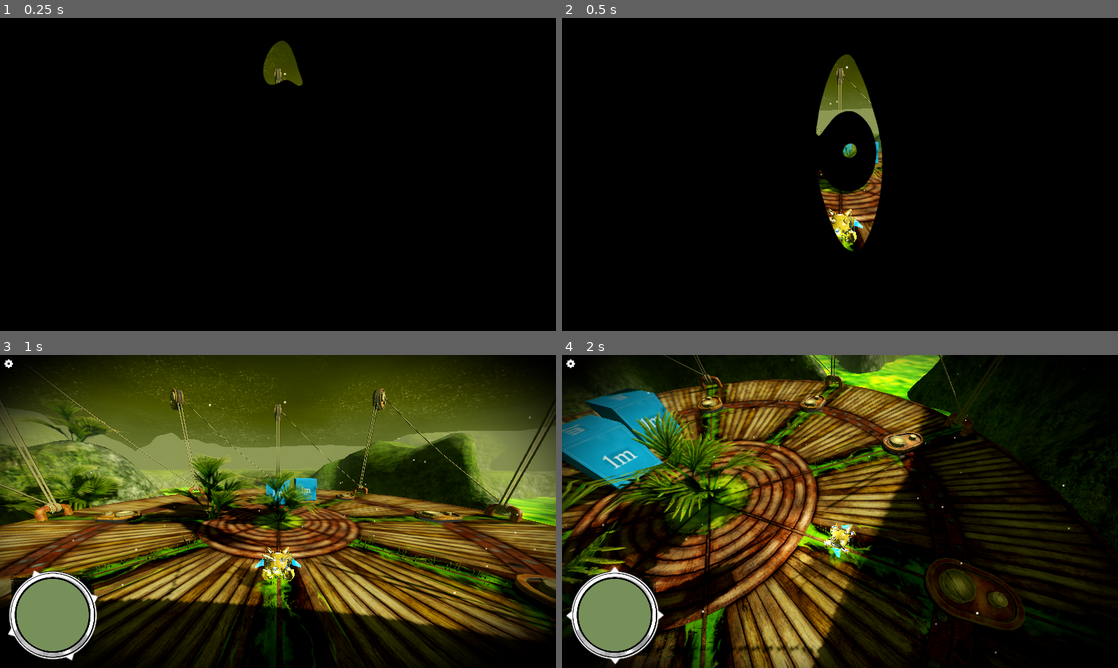
Above: before the commit, frames 1-4 (two rows, left to right).
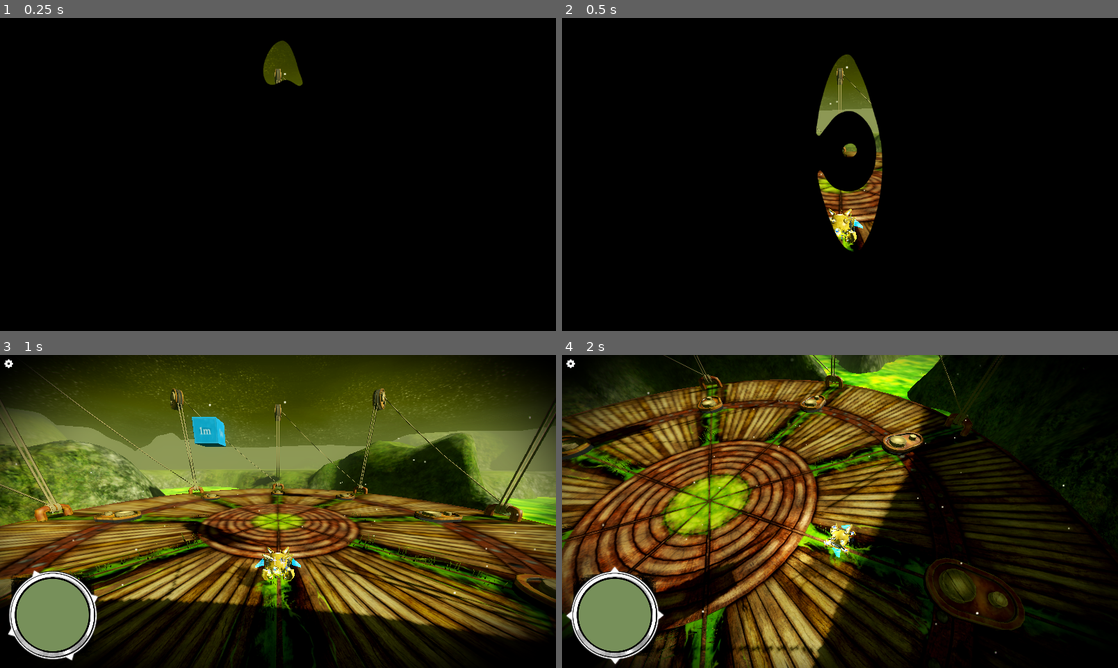
Above: after the commit, the same moments.

Repository: slyllama/dwelt
Game: Godot game, scene res://lib/shard/shard_loader/shard_loader.tscn
The game is run twice, just before and just after one commit, with the same random seed, the same clock (stepped at 60 frames per second) and the same inputs.
Inputs (mouse positions are in pixels of both pictures, inside the frame that each line leads up to):
- Up to frame 1 (0.25 s): no input
- Up to frame 2 (0.5 s): no input
- Up to frame 3 (1 s): tap Enter (ui_accept) at 0.5 s; drag from (522, 514) to (333, 442) at 0.52 s
- Up to frame 4 (2 s): drag from (728, 527) to (812, 574) at 1.27 s

Frame 1 is identical in both runs. In frame 2, 0.3% of the frame differs, in the area x 45-58%, y 39-57%; in frame 3, 6.2%; in frame 4, 13%, in the area x 0-39%, y 10-87%.

Commit message:
Gadget saving

Diff:
--- a/lib/_global/save.gd
+++ b/lib/_global/save.gd
@@ -3,12 +3,11 @@
 
 const SAVE_PATH := "user://save.json"
 const DEFAULT_SAVE := {
-	"gadgets": [
-		{
-			"path": "res://lib/gadget/test_gadget.tscn",
-			"position": "0.00, 0.50, 2.50"
-		}
-	]
+	"gadgets": {
+		"test_gadget": [
+			{ "position": "3.00, 3.00, 3.00" }
+		]
+	}
 }
 
 @onready var save := DEFAULT_SAVE.duplicate()
--- a/lib/_global/utils.gd
+++ b/lib/_global/utils.gd
@@ -47,6 +47,11 @@
 	if _a.size() != 3: return(Vector3.ZERO) # return 0 if the input size isn't right
 	return(Vector3(_a[0].to_float(), _a[1].to_float(), _a[2].to_float()))
 
+func vec3_to_str(vec: Vector3) -> String:
+	return(str(snapped(vec.x, 0.01)) + ", "
+		+ str(snapped(vec.y, 0.01)) + ", "
+		+ str(snapped(vec.z, 0.01)))
+
 func _input(_event: InputEvent) -> void:
 	if Input.is_action_just_pressed("toggle_debug_mode"):
 		debug_mode = !debug_mode
--- a/lib/gadget/async_3d_loader/async_3d_loader.gd
+++ b/lib/gadget/async_3d_loader/async_3d_loader.gd
@@ -6,27 +6,25 @@
 var progress: Array[float]
 var has_loaded := false
 var valid := false
+var scene: Node3D
 
-signal loaded
+signal loaded()
 
-func spawn() -> void:
+func add_scene(scene_position: Vector3, scene_rotation: Vector3, scene_scale: Vector3) -> void:
+	if !has_loaded: return
+	scene.position = scene_position
+	scene.rotation = scene_rotation
+	scene.scale = scene_scale
+	get_parent().call_deferred("add_child", scene.duplicate())
+
+func load_scene() -> void:
 	var _pscene: PackedScene = ResourceLoader.load_threaded_get(path)
-	var _scene := _pscene.instantiate()
-	if !_scene is Node3D:
-		Utils.pdebug("Failed thread loading of '" + path + "': not Node3D."
-			, "Async3DLoader")
-		queue_free()
-		return
-
-	# Apply this nodes 3D properties to the target scene
-	_scene.position = position
-	_scene.rotation = rotation
-	_scene.scale = scale
-
-	# Add to parent and free this node
-	get_parent().call_deferred("add_child", _scene)
+	scene = _pscene.instantiate()
 	loaded.emit()
 	Utils.pdebug("Completed thread loading of '" + path + "'.", "Async3DLoader")
+
+func close() -> void:
+	scene.queue_free()
 	queue_free()
 
 func _ready() -> void:
@@ -41,7 +39,9 @@
 		ResourceLoader.THREAD_LOAD_LOADED:
 			has_loaded = true
 			if !has_loaded: return # can't attempt more than once
-			spawn()
+			# The Async3DLoader no longer immediately spawns its scene - it holds
+			# it in memory, allowing it to be repeatedly duplicated with `add_scene`
+			load_scene()
 		ResourceLoader.THREAD_LOAD_FAILED:
-			Utils.pdebug("Failed thread loading of '" + path + "': THREAD_LOAD_FAILED."
-				, "Async3DLoader")
+			Utils.pdebug("Failed thread loading of '" + path + "': THREAD_LOAD_FAILED.",
+				"Async3DLoader")
--- a/lib/gadget/gadget_manager/gadget_manager.gd
+++ b/lib/gadget/gadget_manager/gadget_manager.gd
@@ -1,16 +1,57 @@
 class_name GadgetManager extends Node3D
 
 func load_gadgets_from_save() -> void:
-	for _data: Dictionary in Save.save.gadgets:
-		if !"id" in _data: continue
-		if _data.id in GadgetData.DATA:
-			var _async_loader := Async3DLoader.new()
-			var _path: String = GadgetData.DATA[_data.id].path
-			_async_loader.path = _path
-			if "position" in _data:
-				_async_loader.position = Utils.str_to_vec3(_data.position)
-			add_child(_async_loader)
+	for id: String in Save.save.gadgets:
+		# Get the list of all gadgets in the shard with the same ID
+		var gadget_list: Array = Save.save.gadgets[id]
+
+		# Load the first gadget in the array
+		var _async_loader := Async3DLoader.new()
+		var _path: String = GadgetData.DATA[id].path
+		_async_loader.path = _path
+		add_child(_async_loader)
+		await _async_loader.loaded
+
+		# Create a node for each dictionary instance in the gadget data array
+		for gadget_data: Dictionary in gadget_list:
+			var _scene_position := Vector3.ZERO
+			var _scene_rotation := Vector3.ZERO
+			var _scene_scale := Vector3(1.0, 1.0, 1.0)
+
+			# Apply transformations if they have been saved to file
+			if "position" in gadget_data:
+				_scene_position = Utils.str_to_vec3(gadget_data.position)
+			if "rotation" in gadget_data:
+				_scene_rotation = Utils.str_to_vec3(gadget_data.rotation)
+			if "scale" in gadget_data:
+				_scene_scale = Utils.str_to_vec3(gadget_data.scale)
+
+			_async_loader.add_scene(_scene_position, _scene_rotation, _scene_scale)
+		# Gracefully free the AsyncLoader as it is no longer needed
+		_async_loader.close()
+
+func save_gadgets() -> void:
+	var _gadgets := {} # will be populated before being applied to the save
+	for _n: Node in get_children():
+		if _n is Gadget:
+			var _data := {
+				"position": Utils.vec3_to_str(_n.position),
+				"rotation": Utils.vec3_to_str(_n.rotation),
+				"scale": Utils.vec3_to_str(_n.scale)
+			}
+
+			if !_n.gadget_id in _gadgets: _gadgets[_n.gadget_id] = []
+			_gadgets[_n.gadget_id].append(_data)
+	Save.save.gadgets = _gadgets.duplicate()
+	Save.save_file()
 
 func _ready() -> void:
+	Utils.debug_sent.connect(func(string: String) -> void:
+		if string == "/reloadgadgets":
+			for _n: Node in get_children(): _n.queue_free()
+			load_gadgets_from_save()
+		elif string == "/savegadgets":
+			save_gadgets())
+
 	if "gadgets" in Save.save:
 		load_gadgets_from_save()
--- a/shards/playground/playground.tscn
+++ b/shards/playground/playground.tscn
@@ -10,10 +10,7 @@
 [ext_resource type="Script" uid="uid://bs2ecusdf305c" path="res://lib/shard/foliage_spawner/foliage_spawner.gd" id="6_u67vg"]
 [ext_resource type="PackedScene" uid="uid://durbwda1l1s0k" path="res://shards/playground/props/platform/platform.glb" id="11_r4xcf"]
 [ext_resource type="Texture2D" uid="uid://ba1utb3sdckqy" path="res://shards/playground/props/platform/materials/textures/dirt_decal.png" id="12_fq4iu"]
-[ext_resource type="PackedScene" uid="uid://b4tw8nmsaxhrq" path="res://shards/playground/gadgets/fan_palm/fan_palm.tscn" id="13_58tgt"]
 [ext_resource type="AudioStream" uid="uid://c1n8wgrr1281g" path="res://shards/playground/sounds/ambience.ogg" id="14_5x773"]
-[ext_resource type="Script" uid="uid://d0jrj8umgaiuo" path="res://lib/gadget/async_3d_loader/async_3d_loader.gd" id="14_iqvk5"]
-[ext_resource type="PackedScene" uid="uid://xtt4ducvtj05" path="res://lib/gadget/test_gadget.tscn" id="14_kte83"]
 
 [sub_resource type="QuadMesh" id="QuadMesh_rfpxw"]
 material = ExtResource("2_rfpxw")
@@ -262,38 +259,11 @@
 texture_albedo = ExtResource("12_fq4iu")
 normal_fade = 0.75
 
-[node name="TestGadget" parent="." index="12" unique_id=2141649679 instance=ExtResource("14_kte83")]
-transform = Transform3D(1, 0, 0, 0, 1, 0, 0, 0, 1, 0, 0.5, 2.5)
-
-[node name="TestGadget2" parent="." index="13" unique_id=607971673 instance=ExtResource("14_kte83")]
-transform = Transform3D(1, 0, 0, 0, 1, 0, 0, 0, 1, -1.3406956, 0.5, 3.4417224)
-
-[node name="FanPalm" parent="." index="14" unique_id=869088074 instance=ExtResource("13_58tgt")]
-transform = Transform3D(0.8220729, -0.4595959, 0.33610693, 0.43578097, 0.88778406, 0.14810222, -0.3664575, 0.024718165, 0.9301064, 9.560521, 0.03628707, -0.8032449)
-
-[node name="FanPalm2" parent="." index="15" unique_id=2016718141 instance=ExtResource("13_58tgt")]
-transform = Transform3D(0.5516776, -0.1673075, -0.8171047, 0.29021785, 0.9569606, -8.096094e-09, 0.781937, -0.23713838, 0.5764894, 8.9147, -0.27172473, 2.3669004)
-
-[node name="FanPalm4" parent="." index="16" unique_id=1048554710 instance=ExtResource("13_58tgt")]
-transform = Transform3D(1, 0, 0, 0, 1, 0, 0, 0, 1, 10.009536, 2.5535948, 3.743155)
-
-[node name="FanPalm5" parent="." index="17" unique_id=2112285527 instance=ExtResource("13_58tgt")]
-transform = Transform3D(0.98910403, -0.13974707, -0.046303213, 0.1381027, 0.9897264, -0.0370045, 0.050998762, 0.03020671, 0.9982419, 4.9969664, -0.13172224, -9.755653)
-
-[node name="FanPalm3" parent="." index="18" unique_id=854827961 instance=ExtResource("13_58tgt")]
-transform = Transform3D(0.26684803, 0, -0.7541831, 0, 0.8, 0, 0.7541831, 0, 0.26684803, 0, 0, 0)
-
-[node name="Ambience" type="AudioStreamPlayer" parent="." index="19" unique_id=2032629365]
+[node name="Ambience" type="AudioStreamPlayer" parent="." index="12" unique_id=2032629365]
 stream = ExtResource("14_5x773")
 autoplay = true
 
-[node name="Async3DLoader" type="Node3D" parent="." index="20" unique_id=1883730225]
-transform = Transform3D(1, 0, 0, 0, 1, 0, 0, 0, 1, 2.1455808, 0, 0)
-script = ExtResource("14_iqvk5")
-path = "uid://b4tw8nmsaxhrq"
-metadata/_custom_type_script = "uid://d0jrj8umgaiuo"
-
-[node name="Sky" parent="." index="21" unique_id=756974854]
+[node name="Sky" parent="." index="13" unique_id=756974854]
 environment = SubResource("Environment_nwqnf")
 
 [node name="CloudLayer" type="MeshInstance3D" parent="Sky" index="0" unique_id=1219824147]
Not shown, changed: commands.txt
